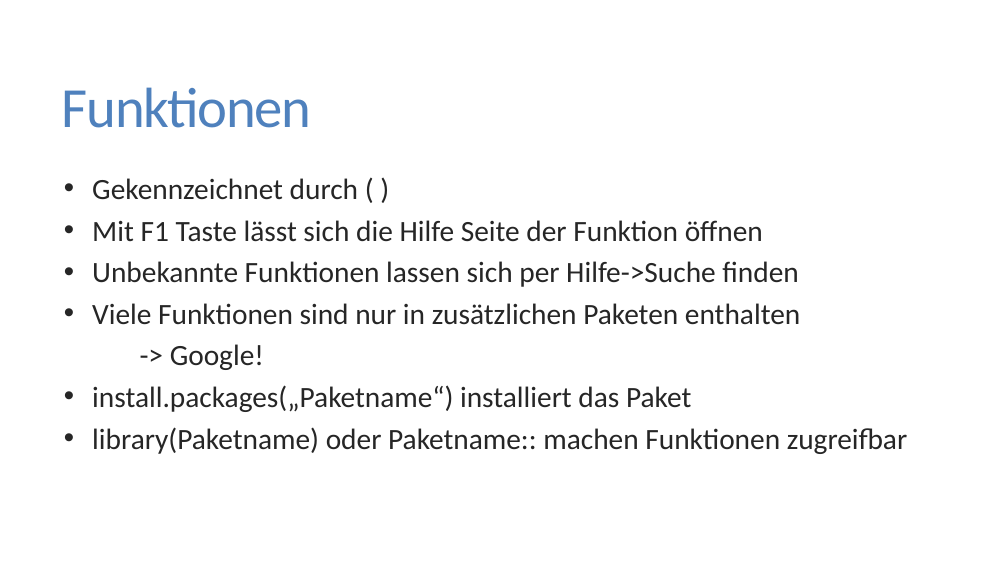
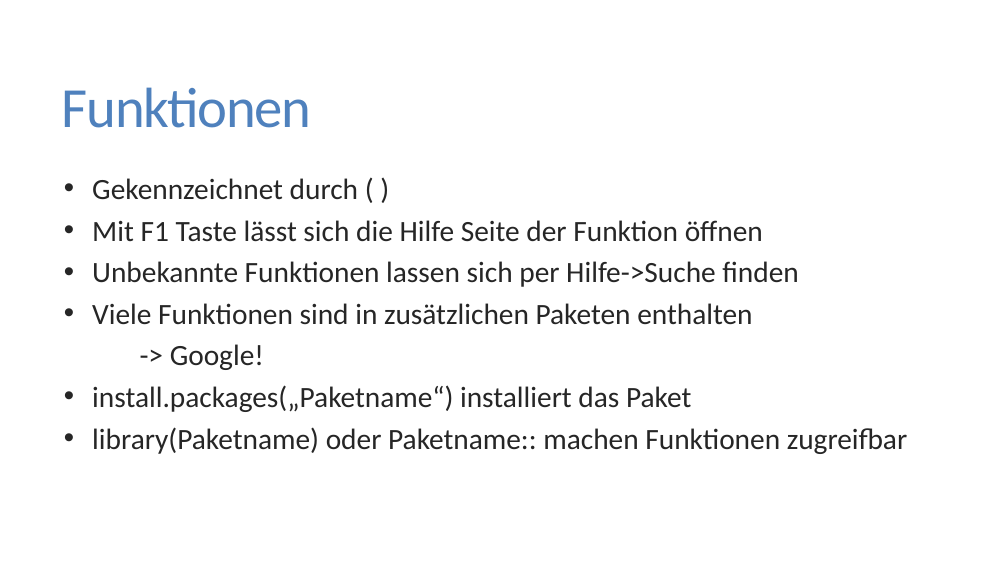
Before and after one commit to FlorianKeppeler/RKurs, a slide deck: slide 20 of Einführung in R.pptx. Drawn at 1008x567 pixels with LibreOffice and Linux fonts; fonts in the diff are those of the drawing. Boxes give left, top, right and bottom in pixels: in the first picture for what was removed or moved away, otherwise in the second. Text is boxed around its words. In the diff, an @@ line names an element or a change of style, - is before the commit and + after.

```diff
--- a/Einführung in R.pptx
+++ b/Einführung in R.pptx
@@ text at (92, 303, 752, 325): text changed @@
-  • Viele Funktionen sind nur in zusätzlichen Paketen enthalten
+  • Viele Funktionen sind in zusätzlichen Paketen enthalten
```
Also in this commit, not shown: 15 other slides changed, 2 slides added, 1 other file.
